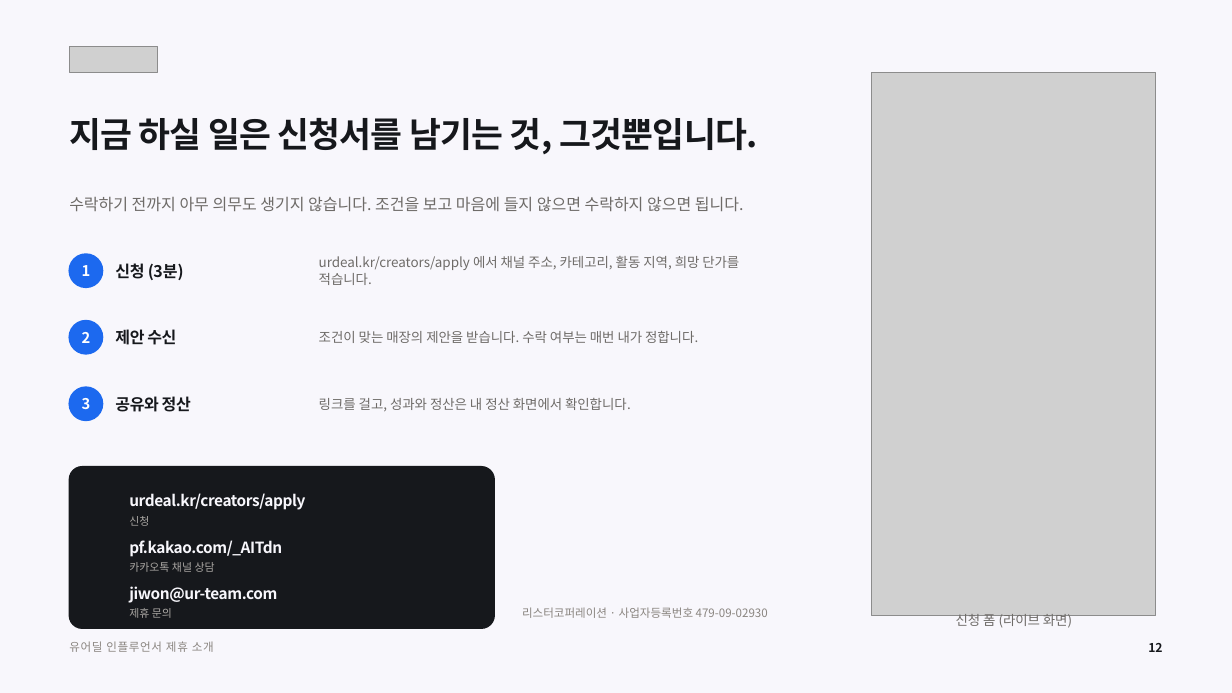
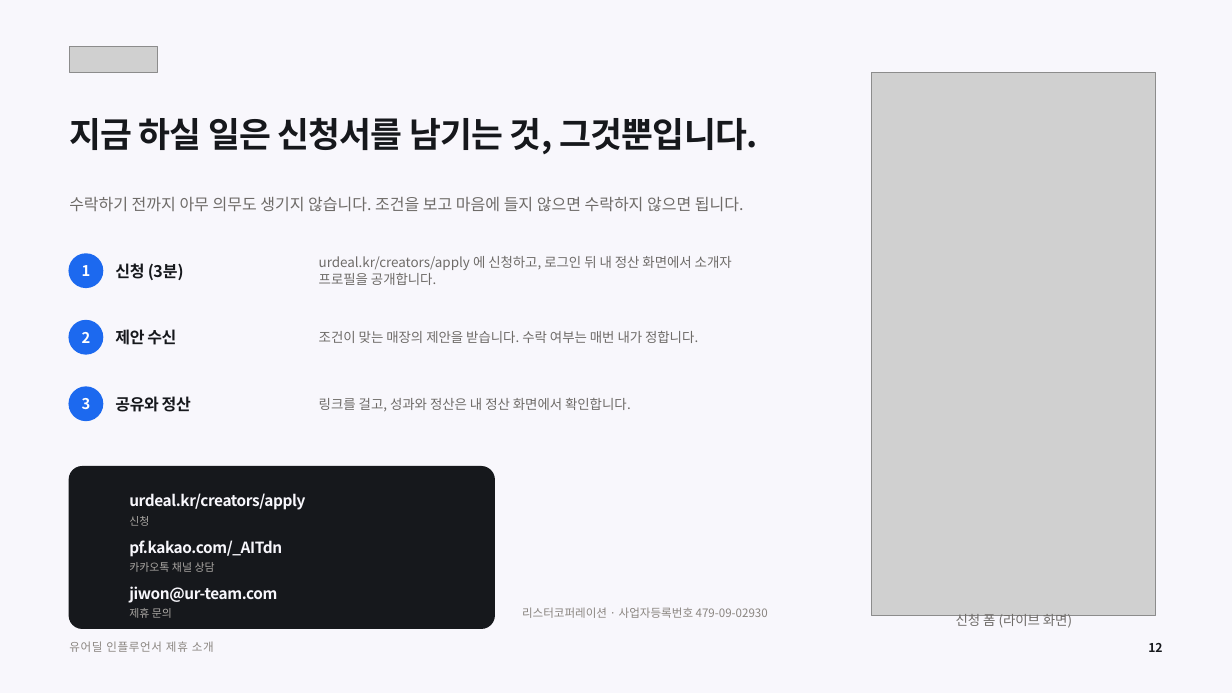
Before and after one commit to tobe2111/ur-live, a slide deck: slide 12 of docs/business/proposals/urdeal-influencer-deck.pptx. Drawn at 1232x693 pixels with LibreOffice and Linux fonts; fonts in the diff are those of the drawing; grey boxes stand for pictures; background and template pictures are left out. Boxes give left, top, right and bottom in pixels: in the first picture for what was removed or moved away, otherwise in the second. Text is boxed around its words. In the diff, an @@ line names an element or a change of style, - is before the commit and + after.

```diff
--- a/docs/business/proposals/urdeal-influencer-deck.pptx
+++ b/docs/business/proposals/urdeal-influencer-deck.pptx
@@ text at (x1=319, y1=256, x2=732, y2=285): text changed @@
-urdeal.kr/creators/apply 에서 채널 주소, 카테고리, 활동 지역, 희망 단가를 적습니다.
+urdeal.kr/creators/apply 에 신청하고, 로그인 뒤 내 정산 화면에서 소개자 프로필을 공개합니다.
```
Also in this commit, not shown: 4 other slides changed, 12 other files.
